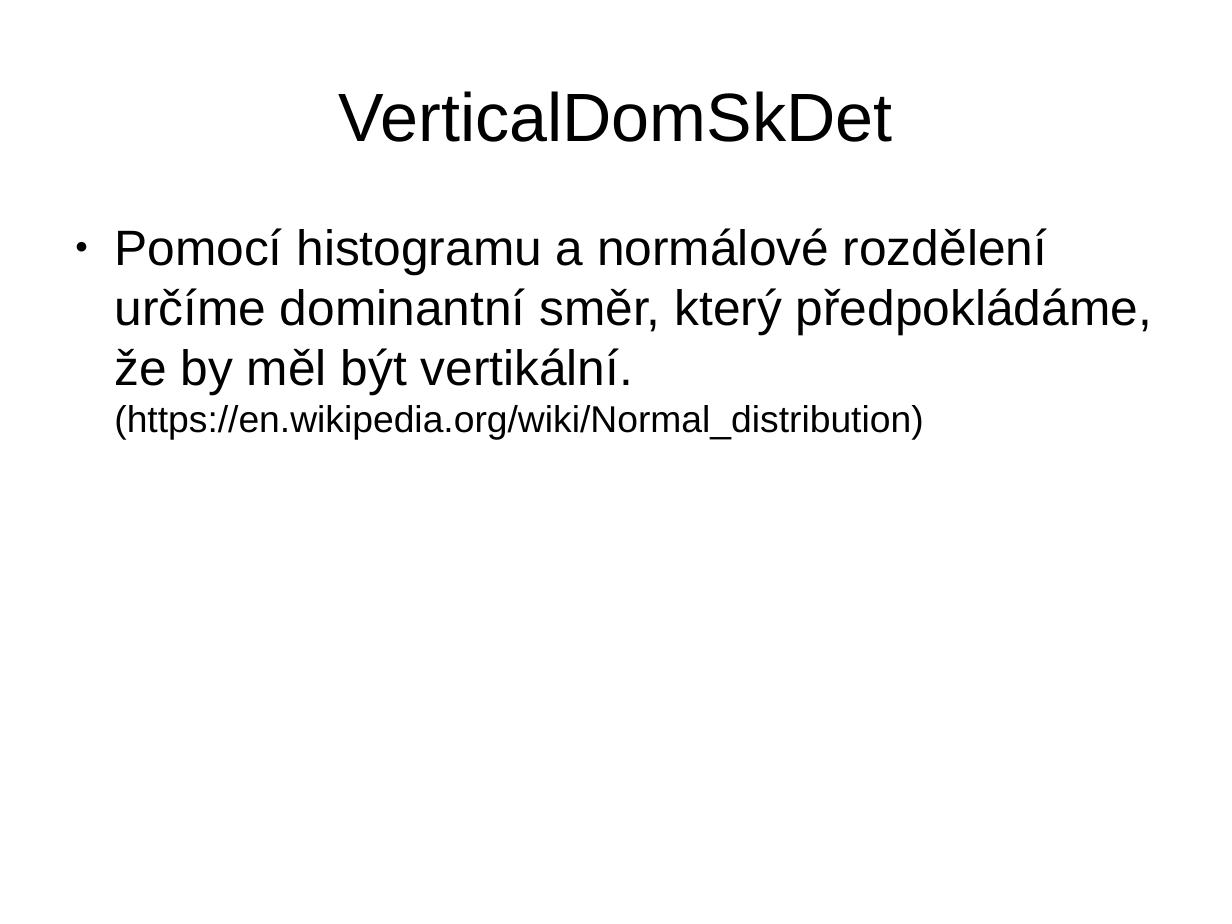
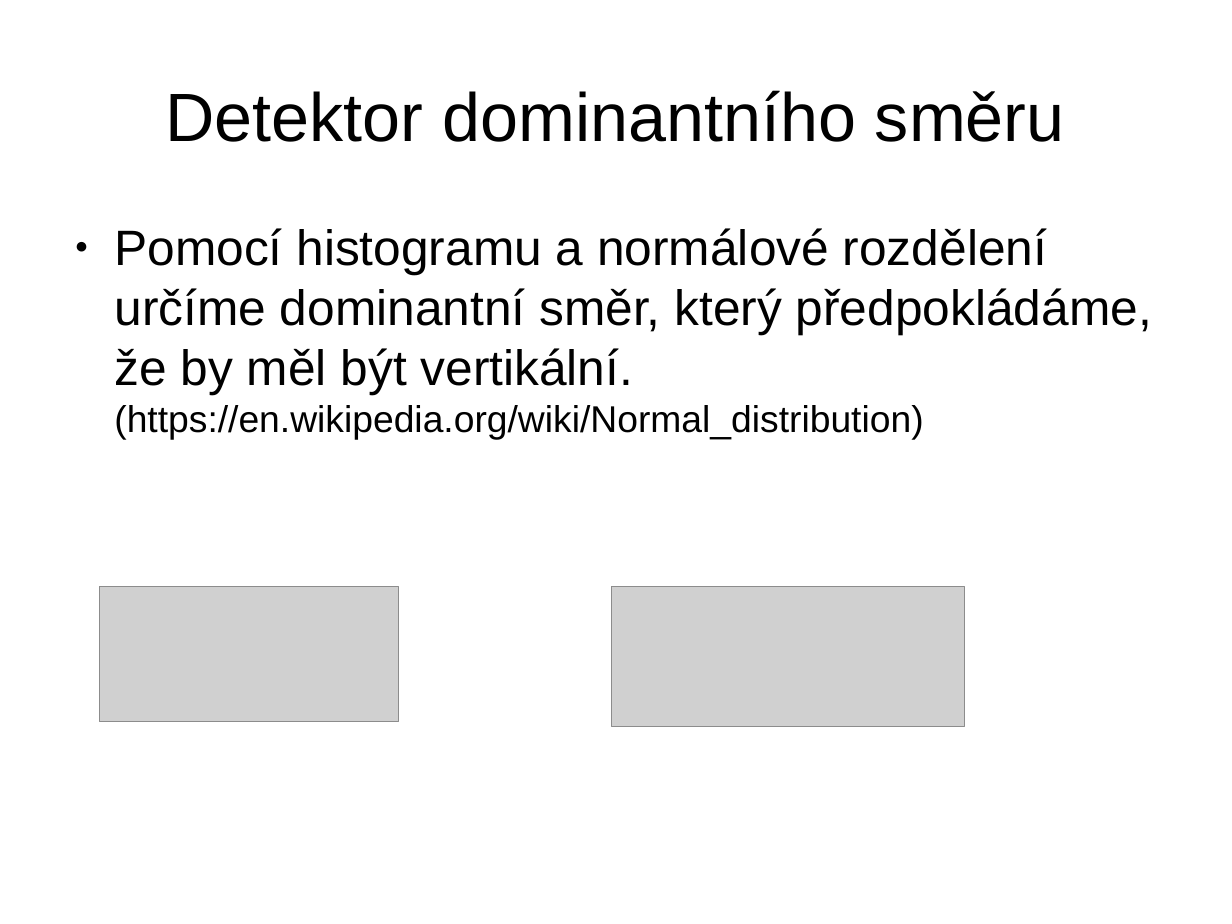
Before and after one commit to MichalBusta/skewDetection, a slide deck: slide 5 of doc/Skew_Detection.odp (slide 6 before the commit). Drawn at 1232x924 pixels with LibreOffice and Linux fonts; fonts in the diff are those of the drawing; grey boxes stand for pictures. Boxes give left, top, right and bottom in pixels: in the first picture for what was removed or moved away, otherwise in the second. Text is boxed around its words. In the diff, an @@ line names an element or a change of style, - is before the commit and + after.

```diff
--- a/doc/Skew_Detection.odp
+++ b/doc/Skew_Detection.odp
@@ title at [166,90,1065,142]: text changed @@
-VerticalDomSkDet
+Detektor dominantního směru
@@ picture added at [99,587,399,722] @@
@@ picture added at [612,587,965,727] @@
```
Also in this commit, not shown: 6 other slides changed, 1 slide added, 2 slides removed.
